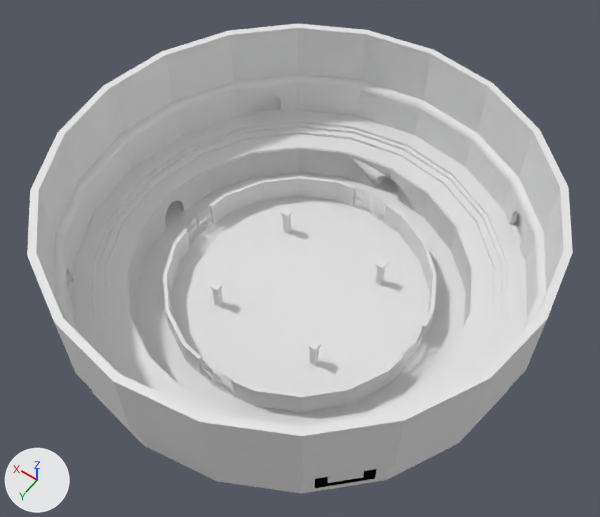
Renders of the FBX model Audio-Based_Game/Assets/Models/arena.fbx from each side of a commit.
Before and after are seen from a 50 mm camera at (-19.6, 27.5, 47.1) aimed at (-0.4, 0.5, 4.8). Lighting does not change. The marker at lower left points along +X, +Y and +Z. Where no turn or scale is listed for an object, it has been applied to the vertices.
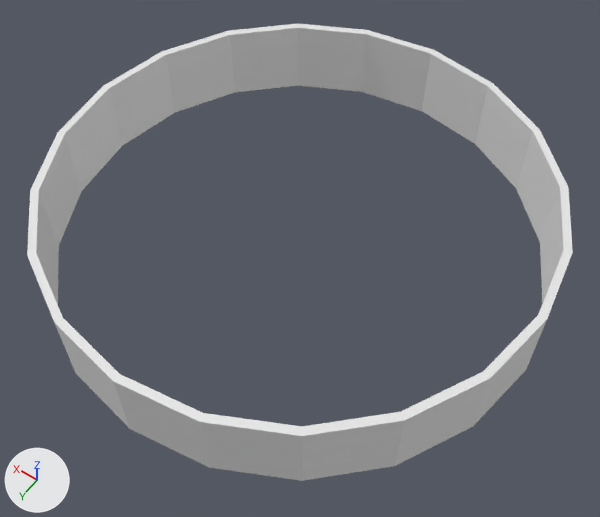
The newer file is also turned or shifted as a whole; pictures and numbers use the older file's frame.

Pixel boxes [x1, y1, x2, y2] of what changed, in the pictures (600 x 517 px):
'In_Floor', deleted: before [170, 196, 429, 411]
'topbot', deleted: before [66, 89, 534, 493]
'stair_1', deleted: before [106, 134, 494, 426]
'Out_Floor', deleted: before [134, 172, 465, 426]
'stair_4', deleted: before [73, 110, 527, 372]
'curve', deleted: before [54, 75, 546, 332]
'Out_Wall', deleted: before [127, 148, 472, 426]
'stair_2', deleted: before [97, 127, 502, 387]
'stair_3', deleted: before [92, 123, 507, 377]
'In_Walls1', deleted: before [232, 354, 404, 412]
'In_Walls2', deleted: before [209, 176, 356, 224]
'In_Walls3', deleted: before [384, 203, 437, 343]
'In_Walls0', deleted: before [163, 228, 203, 375]
'Pillars3', deleted: before [210, 280, 223, 306]
'Pillars2', deleted: before [308, 339, 321, 365]
'Pillars1', deleted: before [375, 259, 388, 285]
'Pillars0', deleted: before [281, 208, 293, 234]
'Gates2', deleted: before [200, 358, 216, 387]
'Gates5', deleted: before [353, 188, 371, 212]
'Gates1', deleted: before [216, 372, 234, 396]
'Gates6', deleted: before [371, 196, 386, 222]
'Gates4', deleted: before [198, 205, 213, 233]
'Gates3', deleted: before [186, 217, 199, 246]
'Gates0', deleted: before [402, 343, 415, 370]
'Gates7', deleted: before [413, 326, 424, 358]

The change, as a list of edits to the scene's bpy script:
```text
Remove ob_in_walls3:
    ob_in_walls3 = bpy.data.objects.new('In_Walls3', me_cylinder_002)
    ob_in_walls3.location = (0.0, 0.0, 1.08)
Remove ob_stair_4:
    ob_stair_4 = bpy.data.objects.new('stair_4', me_cylinder_042)
    ob_stair_4.location = (0.0, 0.0, 3.28)
Remove ob_pillars3:
    ob_pillars3 = bpy.data.objects.new('Pillars3', me_cube_002)
    ob_pillars3.location = (0.0, 0.0, 1.6)
Remove ob_gates3:
    ob_gates3 = bpy.data.objects.new('Gates3', me_cylinder_005)
    ob_gates3.location = (0.0, 0.0, 1.37)
Remove ob_pillars2:
    ob_pillars2 = bpy.data.objects.new('Pillars2', me_cube_001)
    ob_pillars2.location = (0.0, 0.0, 1.6)
Remove ob_in_floor:
    ob_in_floor = bpy.data.objects.new('In_Floor', me_cylinder_029)
    ob_in_floor.location = (0.0, 0.0, 0.0)
Remove ob_out_floor:
    ob_out_floor = bpy.data.objects.new('Out_Floor', me_cylinder_026)
    ob_out_floor.location = (0.0, 0.0, 0.0)
Remove ob_gates6:
    ob_gates6 = bpy.data.objects.new('Gates6', me_cylinder_008)
    ob_gates6.location = (0.0, 0.0, 1.37)
Remove ob_in_walls0:
    ob_in_walls0 = bpy.data.objects.new('In_Walls0', me_cylinder_000)
    ob_in_walls0.location = (0.0, 0.0, 1.08)
Remove ob_out_wall:
    ob_out_wall = bpy.data.objects.new('Out_Wall', me_cylinder_010)
    ob_out_wall.location = (0.0, 0.0, 1.35)
Remove ob_gates1:
    ob_gates1 = bpy.data.objects.new('Gates1', me_cylinder_003)
    ob_gates1.location = (0.0, 0.0, 1.37)
Remove ob_in_walls2:
    ob_in_walls2 = bpy.data.objects.new('In_Walls2', me_cylinder_001)
    ob_in_walls2.location = (0.0, 0.0, 1.08)
Remove ob_pillars1:
    ob_pillars1 = bpy.data.objects.new('Pillars1', me_cube_000)
    ob_pillars1.location = (0.0, 0.0, 1.6)
Remove ob_stair_1:
    ob_stair_1 = bpy.data.objects.new('stair_1', me_cylinder_034)
    ob_stair_1.location = (0.0, 0.0, 2.71)
Remove ob_stair_2:
    ob_stair_2 = bpy.data.objects.new('stair_2', me_cylinder_036)
    ob_stair_2.location = (0.0, 0.0, 2.9)
Remove ob_curve:
    ob_curve = bpy.data.objects.new('curve', me_cylinder_046)
    ob_curve.location = (0.0, 0.0, 6.16)
Remove ob_pillars0:
    ob_pillars0 = bpy.data.objects.new('Pillars0', me_cube_008)
    ob_pillars0.location = (0.0, 0.0, 1.6)
Remove ob_gates5:
    ob_gates5 = bpy.data.objects.new('Gates5', me_cylinder_007)
    ob_gates5.location = (0.0, 0.0, 1.37)
Remove ob_topbot:
    ob_topbot = bpy.data.objects.new('topbot', me_cylinder_044)
    ob_topbot.location = (0.0, 0.0, 3.99)
Remove ob_gates7:
    ob_gates7 = bpy.data.objects.new('Gates7', me_cylinder_009)
    ob_gates7.location = (0.0, 0.0, 1.37)
Remove ob_gates4:
    ob_gates4 = bpy.data.objects.new('Gates4', me_cylinder_006)
    ob_gates4.location = (0.0, 0.0, 1.37)
Remove ob_in_walls1:
    ob_in_walls1 = bpy.data.objects.new('In_Walls1', me_cylinder_017)
    ob_in_walls1.location = (0.0, 0.0, 1.08)
Remove ob_gates2:
    ob_gates2 = bpy.data.objects.new('Gates2', me_cylinder_004)
    ob_gates2.location = (0.0, 0.0, 1.37)
Remove ob_gates0:
    ob_gates0 = bpy.data.objects.new('Gates0', me_cylinder_023)
    ob_gates0.location = (0.0, 0.0, 1.37)
Remove ob_stair_3:
    ob_stair_3 = bpy.data.objects.new('stair_3', me_cylinder_040)
    ob_stair_3.location = (0.0, 0.0, 3.09)
```
